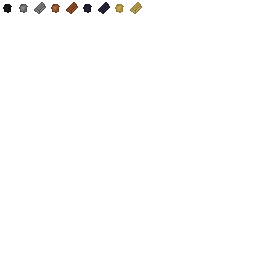
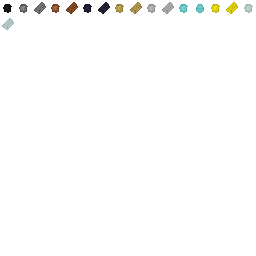
Layer changes from the first 256 x 256 image to the second:
painted on "Items" over (2, 2, 253, 30)
